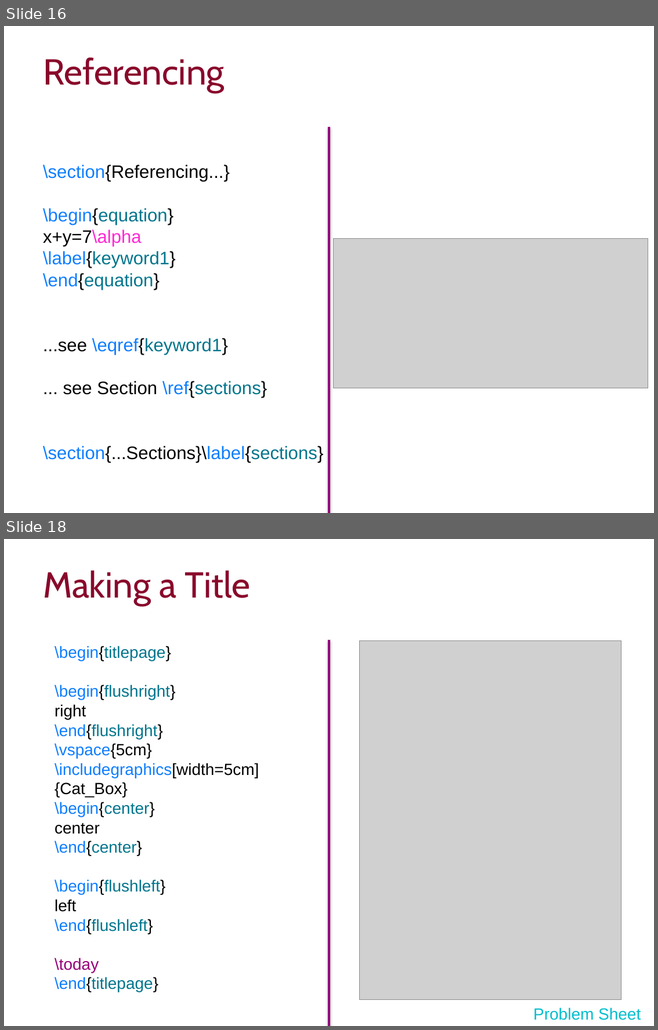
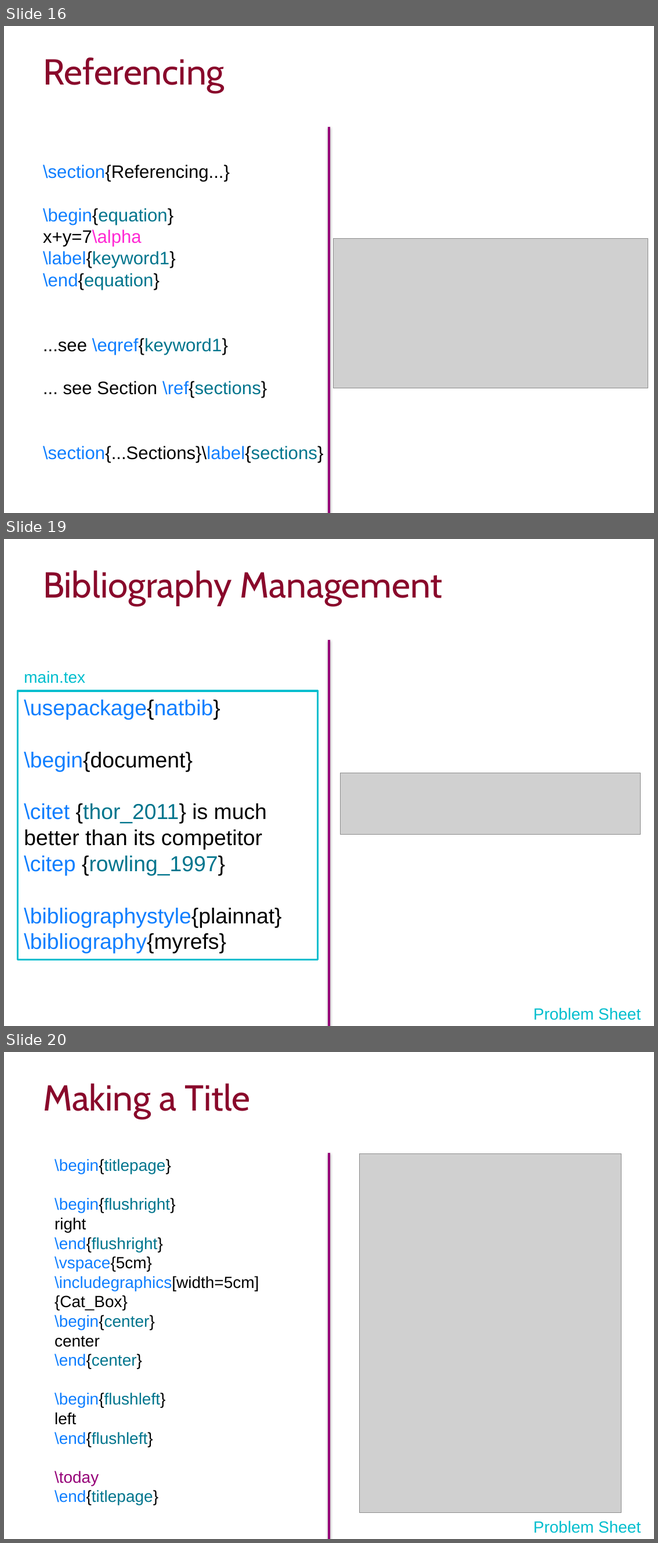
Before and after one commit to ImperialCollegeLondon/RCDS-introduction-to-latex, a slide deck: Intro to Latex Slides.pptx. Shown one above the other, each under a label of ours: slides 16 and 18 before the commit, slides 16, 19 and 20 after it; the slides between them are not shown. The pictures are 658x1030 and 658x1543 pixels, drawn with LibreOffice and Linux fonts; fonts in the diff are those of the drawing; grey boxes stand for pictures; background and template pictures are left out. Boxes give left, top, right and bottom in pixels: in the first picture for what was removed or moved away, otherwise in the second. Text is boxed around its words. In the diff, an @@ line names an element or a change of style, - is before the commit and + after.

```diff
--- a/Intro to Latex Slides.pptx
+++ b/Intro to Latex Slides.pptx
@@ slide 19 added at bbox=[4, 539, 654, 1026], background #FFFFFF @@
@@ title added at bbox=[43, 570, 442, 606], 40 pt, text #89092B @@
+Bibliography Management
@@ line added from (329, 640) to (329, 1026), #960078 2 pt @@
@@ text added at bbox=[24, 671, 85, 683], 18 pt, text #00BECE @@
+main.tex
@@ rectangle added at bbox=[18, 691, 318, 960], outline #00BECE 2.25 pt, 24 pt, text #0E7EFF @@
+\usepackage{natbib}
+\begin{document}
+\citet {thor_2011} is much better than its competitor \citep {rowling_1997}
+\bibliographystyle{plainnat}
+\bibliography{myrefs}
@@ picture added at bbox=[340, 773, 640, 835] @@
@@ text added at bbox=[533, 1008, 640, 1020], 18 pt, text #00BECE @@
+Problem Sheet
@@ what was slide 18 is now slide 20 @@
```
Also in this commit, not shown: 1 slide changed, 3 other slides added, 1 slide removed.
